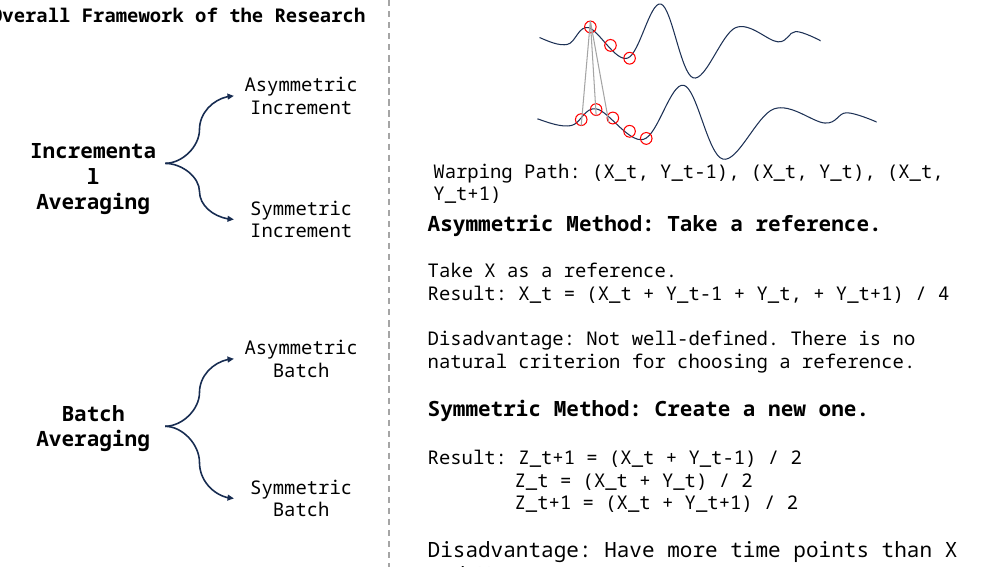
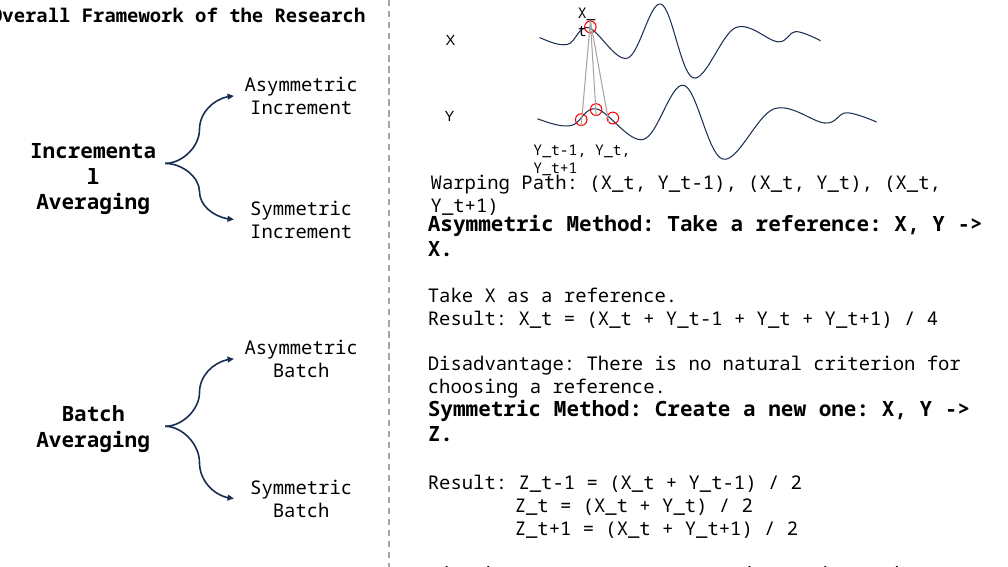
Before and after one commit to A-Big-Tortoise/Presentation, a slide deck: slide 5 of Presentation_1120_JiayuChen.pptx. Drawn at 1008x567 pixels with LibreOffice and Linux fonts; fonts in the diff are those of the drawing. Boxes give left, top, right and bottom in pixels: in the first picture for what was removed or moved away, otherwise in the second. Text is boxed around its words. In the diff, an @@ line names an element or a change of style, - is before the commit and + after.

```diff
--- a/Presentation_1120_JiayuChen.pptx
+++ b/Presentation_1120_JiayuChen.pptx
@@ freeform shape at <box>540,4,820,78</box>: outline #1E3256 1 pt to #1C3052 1 pt @@
@@ text added at <box>578,7,596,36</box>, 14 pt, text #000000 @@
+X_t
@@ text added at <box>446,35,456,45</box>, 14 pt, text #000000 @@
+X
@@ ellipse removed at <box>605,39,616,51</box> @@
@@ ellipse removed at <box>624,52,635,64</box> @@
@@ freeform shape at <box>538,85,876,160</box>: outline #1E3256 1 pt to #1C3052 1 pt @@
@@ text added at <box>445,111,455,121</box>, 14 pt, text #000000 @@
+Y
@@ text added at <box>533,144,630,178</box>, 14 pt, text #000000 @@
+Y_t-1, Y_t, Y_t+1
@@ ellipse removed at <box>624,126,635,138</box> @@
@@ ellipse removed at <box>640,132,652,144</box> @@
@@ text "Warping Path: (X_t, Y_t-1), (X_t, ..." rewrapped from <box>433,163,944,203</box> to <box>431,171,941,218</box> @@
@@ text at <box>428,211,945,257</box>: text changed @@
-Asymmetric Method: Take a reference.
+Asymmetric Method: Take a reference: X, Y -> X.
@@ text at <box>428,310,961,375</box>: text changed @@
-Result: X_t = (X_t + Y_t-1 + Y_t, + Y_t+1) / 4
-Disadvantage: Not well-defined. There is no natural criterion for choosing a reference.
+Result: X_t = (X_t + Y_t-1 + Y_t + Y_t+1) / 4
+Disadvantage: There is no natural criterion for choosing a reference.
@@ text at <box>428,396,933,492</box>: text changed @@
-Symmetric Method: Create a new one.
-Result: Z_t+1 = (X_t + Y_t-1) / 2
+Symmetric Method: Create a new one: X, Y -> Z.
+Result: Z_t-1 = (X_t + Y_t-1) / 2
```
Also in this commit, not shown: 10 other slides changed, 1 slide added.
